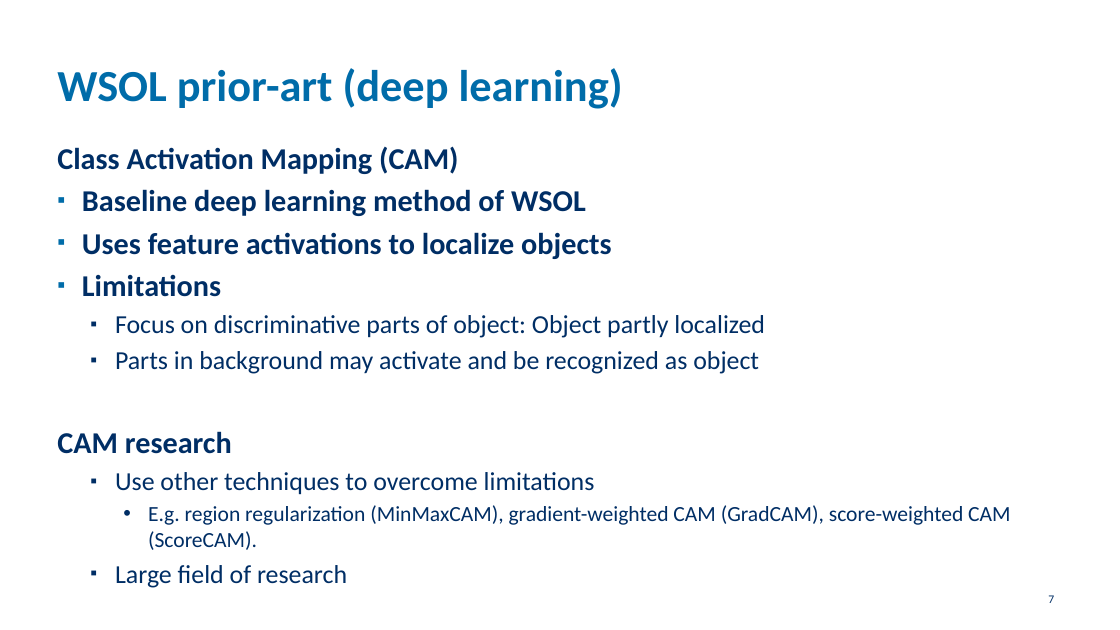
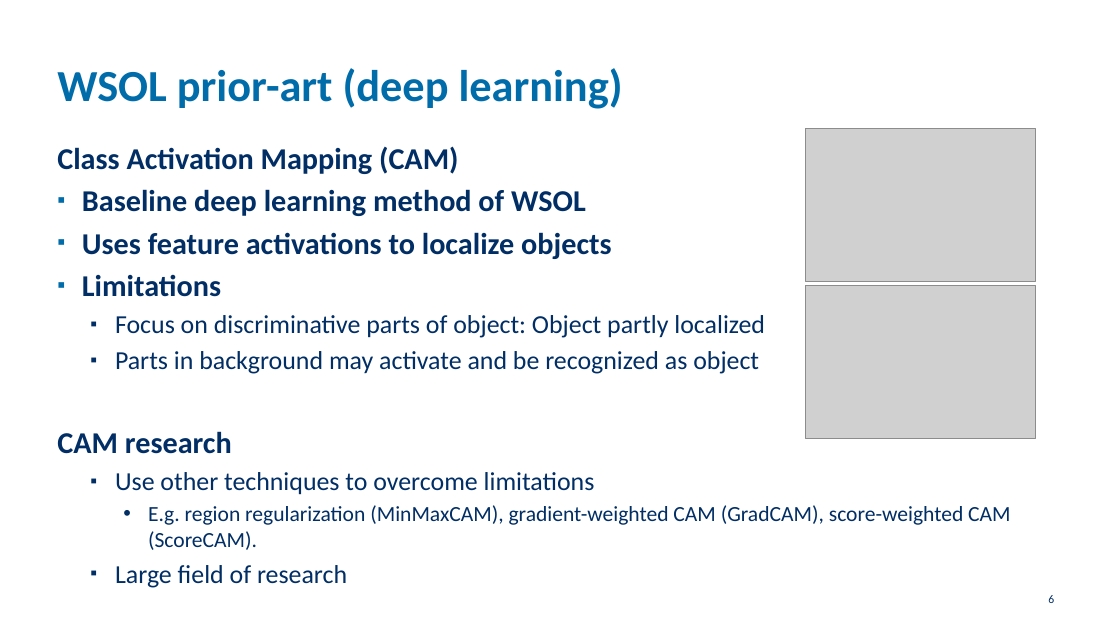
Before and after one commit to goemaereg/thesis, a slide deck: slide 6 of docs/pres_midterm.pptx (slide 7 before the commit). Drawn at 1120x630 pixels with LibreOffice and Linux fonts; fonts in the diff are those of the drawing; grey boxes stand for pictures; background and template pictures are left out. Boxes give left, top, right and bottom in pixels: in the first picture for what was removed or moved away, otherwise in the second. Text is boxed around its words. In the diff, an @@ line names an element or a change of style, - is before the commit and + after.

```diff
--- a/docs/pres_midterm.pptx
+++ b/docs/pres_midterm.pptx
@@ picture added at box(806, 129, 1036, 281) @@
@@ picture added at box(806, 286, 1036, 439) @@
@@ page number at box(1048, 595, 1054, 603): text changed @@
-7
+6
```
Also in this commit, not shown: 1 other slide changed, 2 slides removed, 1 other file.
